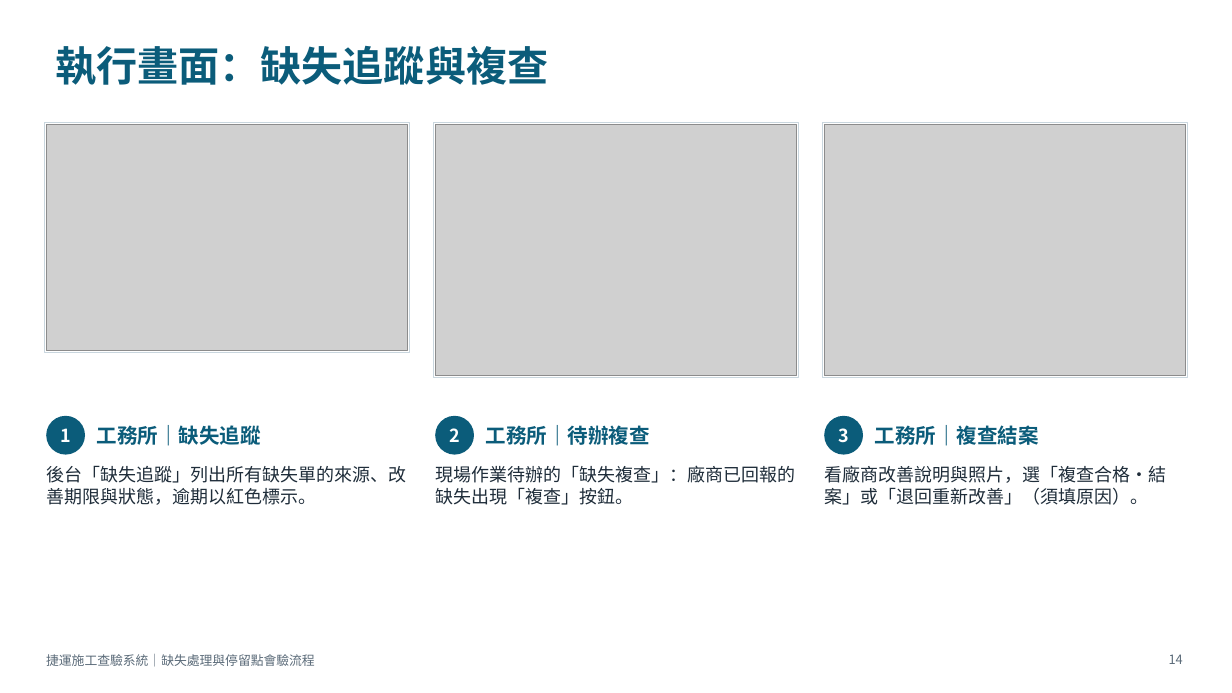
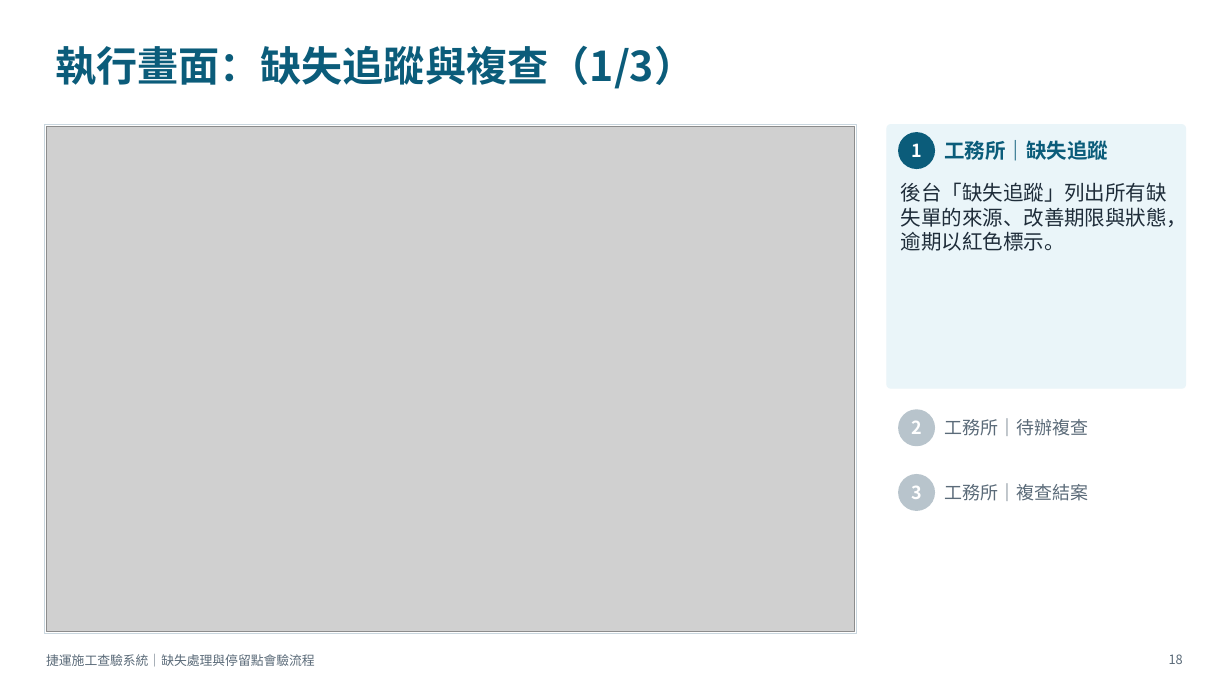
Before and after one commit to brianchou7310/MRT-Construction-QMS, a slide deck: slide 18 of 捷運施工查驗系統_缺失與停留點流程說明.pptx (slide 14 before the commit). Drawn at 1232x693 pixels with LibreOffice and Linux fonts; fonts in the diff are those of the drawing; grey boxes stand for pictures. Boxes give left, top, right and bottom in pixels: in the first picture for what was removed or moved away, otherwise in the second. Text is boxed around its words. In the diff, an @@ line names an element or a change of style, - is before the commit and + after.

```diff
--- a/捷運施工查驗系統_缺失與停留點流程說明.pptx
+++ b/捷運施工查驗系統_缺失與停留點流程說明.pptx
@@ title at (55,45,695,89): text changed @@
-執行畫面：缺失追蹤與複查
+執行畫面：缺失追蹤與複查（1/3）
@@ rectangle removed at (44,123,409,352) @@
@@ rectangle added at (44,125,857,634), fill #FFFFFF, outline #C9D6DE 0.75 pt @@
@@ picture: place and size @@
-picture at (46,125,408,350)
+picture at (46,127,855,632)
@@ rectangle removed at (433,123,799,378) @@
@@ picture removed at (435,125,797,376) @@
@@ rectangle removed at (823,123,1188,378) @@
@@ picture removed at (824,125,1186,376) @@
@@ rounded rectangle added at (887,125,1186,388), fill #EAF5F9, outline #EAF5F9 1 pt @@
@@ ellipse "1": place and size @@
-ellipse "1" at (46,416,85,455)
+ellipse "1" at (898,132,935,169)
@@ text "工務所｜缺失追蹤": place and size @@
-text "工務所｜缺失追蹤" at (97,425,261,446)
+text "工務所｜缺失追蹤" at (944,140,1108,161)
@@ text "後台「缺失追蹤」列出所有缺失單的來源、改善期限與狀態，逾期以紅色標示。": place and size @@
-text "後台「缺失追蹤」列出所有缺失單的來源、改善期限與狀態，逾期以紅色標示。" at (46,465,406,505)
+text "後台「缺失追蹤」列出所有缺失單的來源、改善期限與狀態，逾期以紅色標示。" at (901,182,1187,251)
@@ text "後台「缺失追蹤」列出所有缺失單的來源、改善期限與狀態，逾期以紅色標示。" at (901,182,1187,251): size 14 to 16 pt @@
@@ ellipse "2" at (898,409,935,446): fill #0B5C7A to #B8C4CC @@
@@ ellipse "2": place and size @@
-ellipse "2" at (435,416,474,455)
+ellipse "2" at (898,409,935,446)
@@ text "工務所｜待辦複查" at (944,418,1088,436): size 16 to 14 pt, text colour #0B5C7A to #5B6B79, bold off @@
@@ text "工務所｜待辦複查": place and size @@
-text "工務所｜待辦複查" at (486,425,650,446)
+text "工務所｜待辦複查" at (944,418,1088,436)
@@ text removed at (435,465,795,505) @@
-現場作業待辦的「缺失複查」：廠商已回報的缺失出現「複查」按鈕。
@@ text removed at (824,465,1166,505) @@
-看廠商改善說明與照片，選「複查合格・結案」或「退回重新改善」（須填原因）。
@@ ellipse "3": place and size @@
-ellipse "3" at (824,416,863,455)
+ellipse "3" at (898,474,935,511)
@@ ellipse "3" at (898,474,935,511): fill #0B5C7A to #B8C4CC @@
@@ text "工務所｜複查結案": place and size @@
-text "工務所｜複查結案" at (875,425,1039,446)
+text "工務所｜複查結案" at (944,483,1088,501)
@@ text "工務所｜複查結案" at (944,483,1088,501): size 16 to 14 pt, text colour #0B5C7A to #5B6B79, bold off @@
@@ page number at (1169,654,1183,664): text changed @@
-14
+18
```
Also in this commit, not shown: 6 other slides changed, 11 slides added, 1 slide removed.
